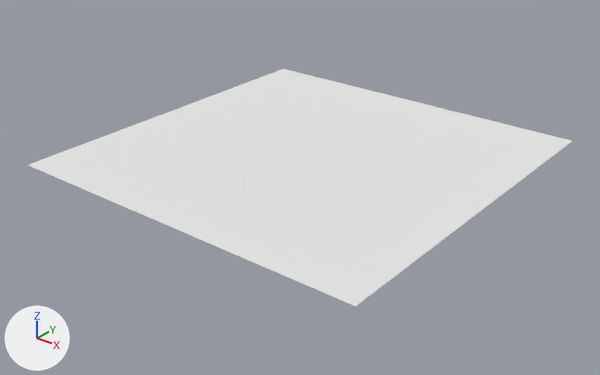
The OBJ model JURASIC3D/Models/mapa/mapa.obj as it was, and as the next commit left it.
Both versions are drawn from a 50 mm camera at (5939.0, -6305.0, 4274.0) aimed at (-85.0, 1224.0, -395.0). Arrows for +X, +Y and +Z are at lower left; the lights stay in place. Where no turn or scale is listed for an object, it has been applied to the vertices.

The older version as bpy lines, for what is in view:
```python
mat_mapa_phong1sg = principled_material('mapa:phong1SG')
mat_mapa_phong1sg.base_color = (0.8, 0.8, 0.8)  # white #e7e7e7
mat_mapa_phong1sg.roughness = 1.0
me_mapa = bpy.data.meshes.new('mapa')
me_mapa.from_pydata(...)  # 121 vertices, 100 faces; spans x -2631.0..2369.0, y -1034.0..3966.0, z 0.0
me_mapa.materials.append(mat_mapa_phong1sg)  # white #e7e7e7
ob_mapa = bpy.data.objects.new('mapa', me_mapa)
ob_mapa.location = (0.0, 0.0, 0.0)
```
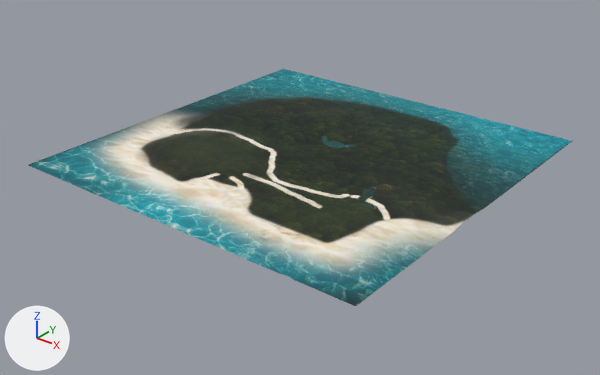
Scene script edits in JSON lines:
```json
{"op": "add", "block": "img_mapa_png", "code": ["img_mapa_png = load_image('mapa.png', '../../../Release/Models/mapa/mapa.png', 1024, 1024, 'sRGB')"]}
{"op": "remove", "block": "mat_mapa_phong1sg", "code": "mat_mapa_phong1sg.base_color = (0.8, 0.8, 0.8)  # white #e7e7e7"}
{"op": "add", "block": "mat_mapa_phong1sg", "code": "mat_mapa_phong1sg.texture = img_mapa_png"}
{"op": "set", "path": "mat_mapa_phong1sg.roughness", "old": "1.0", "new": "0.866"}
```

Location of each change, (x1, y1, x2, y2) in pixels of the pictures (600 x 375 px):
```json
{"object": "mapa", "change": "surface changed", "before": [28, 69, 572, 306], "after": [28, 69, 572, 306]}
```
